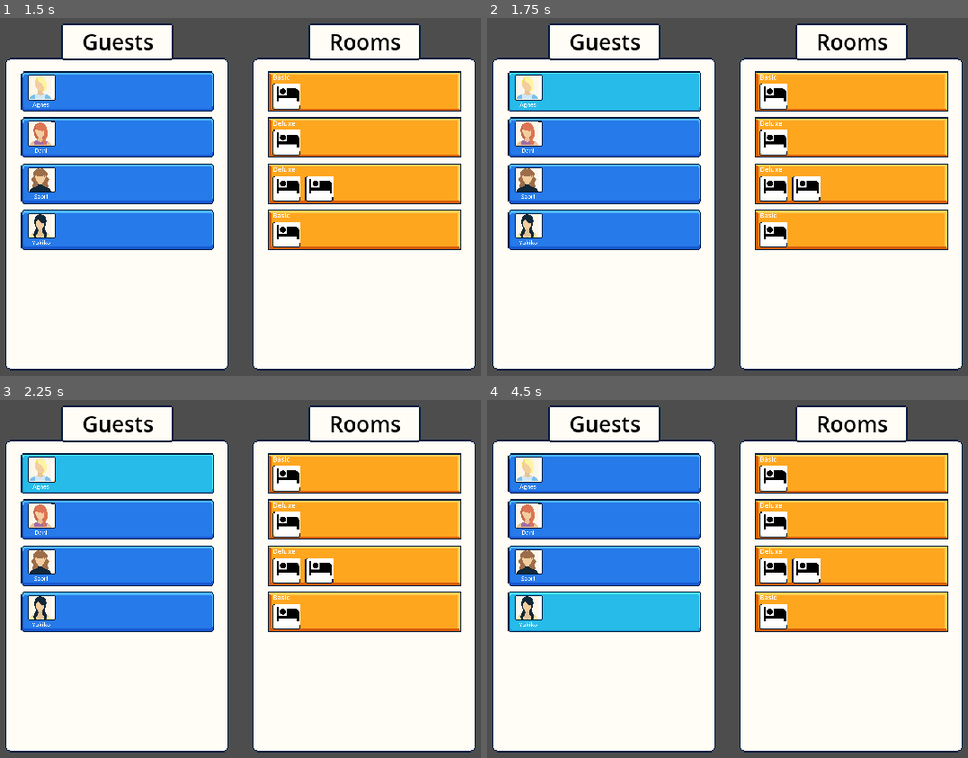
Above: before the commit, frames 1-4 (two rows, left to right).
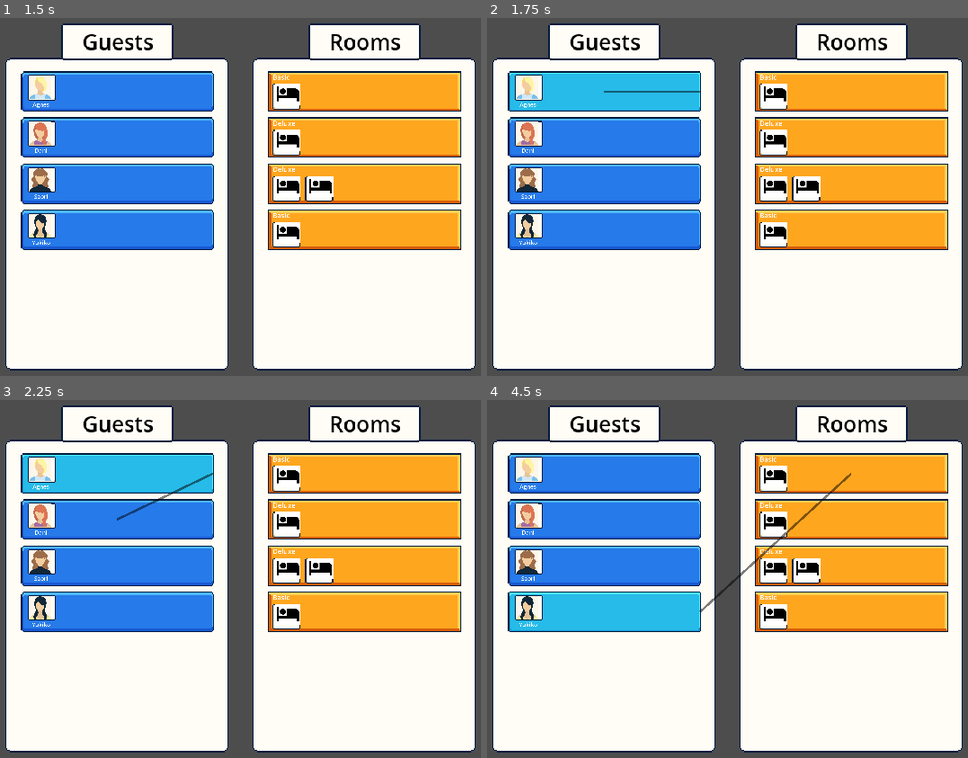
Above: after the commit, the same moments.

Repository: cmclaudet/Hot-Spring-Game
Game: Godot game, scene res://Scenes/main.tscn
Same seed, same stepped clock (60 frames per second), same inputs: the game is played once before the commit and once after it.
Inputs (mouse positions are in pixels of both pictures, inside the frame that each line leads up to):
- Up to frame 1 (1.5 s): click (240, 214) at 0.5 s; tap Enter at 1.25 s; move the mouse to (115, 93) at 1.27 s; click (115, 93) at 1.42 s
- Up to frame 2 (1.75 s): no input
- Up to frame 3 (2.25 s): tap Space at 2 s; move the mouse to (115, 518) at 2.02 s; click (115, 518) at 2.17 s
- Up to frame 4 (4.5 s): tap Enter at 2.75, 4.25 s; move the mouse to (602, 564) at 2.77 s; click (602, 564) at 2.92 s; tap Space at 3.5 s; move the mouse to (602, 611) at 3.52 s; click (602, 611) at 3.67 s; move the mouse to (852, 475) at 4.27 s; click (852, 475) at 4.42 s

Frame 1 is identical in both runs. In frame 2, 0.1% of the frame differs, in the area x 24-45%, y 20-21%; in frame 3, 0.1%; in frame 4, 0.3%, in the area x 44-76%, y 20-60%.

Commit message:
Add lines to show which panels are matching

Diff:
--- a/Scenes/Matching/book_panel.tscn
+++ b/Scenes/Matching/book_panel.tscn
@@ -1,18 +1,26 @@
-[gd_scene load_steps=2 format=3 uid="uid://wmnc0t03vevb"]
+[gd_scene load_steps=3 format=3 uid="uid://wmnc0t03vevb"]
 
 [ext_resource type="Texture2D" uid="uid://cmt2raf1ockmm" path="res://Art/Complete_GUI_Essential_Pack_Free_Version/01_Basic_Collection/01_Flat_Theme/Sprites/UI_Flat_Frame_01_Lite.png" id="2_ej0p7"]
+[ext_resource type="Script" path="res://Scripts/Components/nine_patch_rect_button.gd" id="2_wmrys"]
 
-[node name="BookPanel" type="NinePatchRect"]
+[node name="BookPanel" type="VBoxContainer"]
 custom_minimum_size = Vector2(2.08165e-12, 36)
 offset_right = 100.0
-offset_bottom = 42.0
+offset_bottom = 36.0
+size_flags_horizontal = 3
+mouse_filter = 2
+
+[node name="NinePatchRectButton" type="NinePatchRect" parent="."]
+custom_minimum_size = Vector2(2.08165e-12, 36)
+layout_mode = 2
 mouse_filter = 0
 texture = ExtResource("2_ej0p7")
 patch_margin_left = 5
 patch_margin_top = 5
 patch_margin_right = 5
 patch_margin_bottom = 5
+script = ExtResource("2_wmrys")
 
-[connection signal="gui_input" from="." to="." method="_on_gui_input"]
-[connection signal="mouse_entered" from="." to="." method="_on_mouse_entered"]
-[connection signal="mouse_exited" from="." to="." method="_on_mouse_exited"]
+[connection signal="gui_input" from="NinePatchRectButton" to="NinePatchRectButton" method="_on_gui_input"]
+[connection signal="mouse_entered" from="NinePatchRectButton" to="NinePatchRectButton" method="_on_mouse_entered"]
+[connection signal="mouse_exited" from="NinePatchRectButton" to="NinePatchRectButton" method="_on_mouse_exited"]
--- a/Scenes/Matching/guest_panel.tscn
+++ b/Scenes/Matching/guest_panel.tscn
@@ -1,33 +1,27 @@
-[gd_scene load_steps=8 format=3 uid="uid://c4u16q6lawnfp"]
+[gd_scene load_steps=8 format=3 uid="uid://dfg01kfodccbt"]
 
-[ext_resource type="Texture2D" uid="uid://cmt2raf1ockmm" path="res://Art/Complete_GUI_Essential_Pack_Free_Version/01_Basic_Collection/01_Flat_Theme/Sprites/UI_Flat_Frame_01_Lite.png" id="2_gp77v"]
+[ext_resource type="PackedScene" uid="uid://wmnc0t03vevb" path="res://Scenes/Matching/book_panel.tscn" id="1_q5oes"]
 [ext_resource type="Script" path="res://Scripts/Matching/guest_panel.gd" id="3_y3mo0"]
 [ext_resource type="Texture2D" uid="uid://dnnuciht64tvb" path="res://Art/Complete_GUI_Essential_Pack_Free_Version/01_Basic_Collection/01_Flat_Theme/Sprites/UI_Flat_Frame_01_Hover.png" id="4_cxuc3"]
 [ext_resource type="Texture2D" uid="uid://bs8mbvbbaak33" path="res://Art/Complete_GUI_Essential_Pack_Free_Version/01_Basic_Collection/01_Flat_Theme/Sprites/UI_Flat_Frame_01_Standard.png" id="5_g6bba"]
 [ext_resource type="Texture2D" uid="uid://d1u2vyyewpjh7" path="res://Art/Complete_GUI_Essential_Pack_Free_Version/01_Basic_Collection/01_Flat_Theme/Sprites/UI_Flat_Slot_01_Selected.png" id="6_pymbn"]
 [ext_resource type="Texture2D" uid="uid://dpa13byucx5x1" path="res://Art/Complete_GUI_Essential_Pack_Free_Version/01_Basic_Collection/01_Flat_Theme/Sprites/UI_Flat_Button_Small_Lock_01a3.png" id="7_75dmr"]
 
-[sub_resource type="Theme" id="Theme_2nl1j"]
+[sub_resource type="Theme" id="Theme_nahn8"]
 default_font_size = 20
 
-[node name="GuestPanel" type="NinePatchRect" node_paths=PackedStringArray("guest_name", "picture")]
-custom_minimum_size = Vector2(2.08165e-12, 36)
-offset_right = 100.0
-offset_bottom = 36.0
-mouse_filter = 0
-texture = ExtResource("2_gp77v")
-patch_margin_left = 5
-patch_margin_top = 5
-patch_margin_right = 5
-patch_margin_bottom = 5
+[node name="GuestPanel" node_paths=PackedStringArray("guest_name", "picture", "button") instance=ExtResource("1_q5oes")]
 script = ExtResource("3_y3mo0")
-guest_name = NodePath("ProfilePic/RichTextLabel")
-picture = NodePath("ProfilePic/Pic")
+guest_name = NodePath("NinePatchRectButton/ProfilePic/RichTextLabel")
+picture = NodePath("NinePatchRectButton/ProfilePic/Pic")
+button = NodePath("NinePatchRectButton")
+
+[node name="NinePatchRectButton" parent="." index="0"]
 onHoverTex = ExtResource("4_cxuc3")
 onPressedTex = ExtResource("5_g6bba")
 onSelectedTex = ExtResource("6_pymbn")
 
-[node name="ProfilePic" type="NinePatchRect" parent="."]
+[node name="ProfilePic" type="NinePatchRect" parent="NinePatchRectButton" index="0"]
 layout_mode = 1
 anchors_preset = 4
 anchor_top = 0.5
@@ -44,7 +38,7 @@
 patch_margin_right = 4
 patch_margin_bottom = 4
 
-[node name="Pic" type="TextureRect" parent="ProfilePic"]
+[node name="Pic" type="TextureRect" parent="NinePatchRectButton/ProfilePic" index="0"]
 layout_mode = 1
 anchors_preset = 7
 anchor_left = 0.5
@@ -60,7 +54,7 @@
 expand_mode = 2
 stretch_mode = 4
 
-[node name="RichTextLabel" type="RichTextLabel" parent="ProfilePic"]
+[node name="RichTextLabel" type="RichTextLabel" parent="NinePatchRectButton/ProfilePic" index="1"]
 layout_mode = 1
 anchors_preset = 7
 anchor_left = 0.5
@@ -73,10 +67,6 @@
 grow_horizontal = 2
 grow_vertical = 0
 scale = Vector2(0.25, 0.25)
-theme = SubResource("Theme_2nl1j")
+theme = SubResource("Theme_nahn8")
 bbcode_enabled = true
 text = "[center]Name"
-
-[connection signal="gui_input" from="." to="." method="_on_gui_input"]
-[connection signal="mouse_entered" from="." to="." method="_on_mouse_entered"]
-[connection signal="mouse_exited" from="." to="." method="_on_mouse_exited"]
--- a/Scenes/Matching/room_panel.tscn
+++ b/Scenes/Matching/room_panel.tscn
@@ -11,16 +11,19 @@
 [sub_resource type="Theme" id="Theme_qhsa0"]
 default_font_size = 20
 
-[node name="RoomPanel" node_paths=PackedStringArray("room_name", "bed_container") instance=ExtResource("1_qmgfb")]
+[node name="RoomPanel" node_paths=PackedStringArray("room_name", "bed_container", "button") instance=ExtResource("1_qmgfb")]
+script = ExtResource("3_64kxa")
+room_name = NodePath("NinePatchRectButton/RichTextLabel")
+bed_container = NodePath("NinePatchRectButton/ScrollContainer/HBoxContainer")
+button = NodePath("NinePatchRectButton")
+
+[node name="NinePatchRectButton" parent="." index="0"]
 texture = ExtResource("2_hs61h")
-script = ExtResource("3_64kxa")
-room_name = NodePath("RichTextLabel")
-bed_container = NodePath("ScrollContainer/HBoxContainer")
 onHoverTex = ExtResource("4_p15qi")
 onPressedTex = ExtResource("5_hykwi")
 onSelectedTex = ExtResource("6_3gs11")
 
-[node name="RichTextLabel" type="RichTextLabel" parent="." index="0"]
+[node name="RichTextLabel" type="RichTextLabel" parent="NinePatchRectButton" index="0"]
 layout_mode = 1
 anchors_preset = 4
 anchor_top = 0.5
@@ -35,7 +38,7 @@
 bbcode_enabled = true
 text = "Name | Type"
 
-[node name="ScrollContainer" type="ScrollContainer" parent="." index="1"]
+[node name="ScrollContainer" type="ScrollContainer" parent="NinePatchRectButton" index="1"]
 layout_mode = 1
 anchors_preset = 4
 anchor_top = 0.5
@@ -46,8 +49,8 @@
 offset_bottom = 17.0
 grow_vertical = 2
 
-[node name="HBoxContainer" type="HBoxContainer" parent="ScrollContainer" index="0"]
+[node name="HBoxContainer" type="HBoxContainer" parent="NinePatchRectButton/ScrollContainer" index="0"]
 layout_mode = 2
 
-[node name="Bed" parent="ScrollContainer/HBoxContainer" index="0" instance=ExtResource("7_3wwyg")]
+[node name="Bed" parent="NinePatchRectButton/ScrollContainer/HBoxContainer" index="0" instance=ExtResource("7_3wwyg")]
 layout_mode = 2
--- a/Scripts/Matching/guest_panel.gd
+++ b/Scripts/Matching/guest_panel.gd
@@ -1,16 +1,11 @@
-class_name GuestPanel extends NinePatchRectButton
+class_name GuestPanel extends MatchingPanel
 
 @export var guest_name : RichTextLabel
 @export var picture : TextureRect
 
 func init(guest : Guest):
-	# print_debug("GuestPanel init" + guest.name)
 	guest_name.text = "[center]" + guest.name
 	picture.texture = guest.profile_pic
 
-func set_matched():
-	texture = onHoverTex
-
-func set_unmatched():
-	isSelected = false
-	texture = defaultTex
+func _get_line_offset():
+	return Vector2(size.x, size.y / 2)
--- a/Scripts/Matching/matching.gd
+++ b/Scripts/Matching/matching.gd
@@ -10,62 +10,83 @@
 
 var matched_panels : Dictionary
 
-var selected_guest : GuestPanel
-var selected_room : RoomPanel
+var selected_panel : MatchingPanel
 
-# Called when the node enters the scene tree for the first time.
 func _ready():
 	for guest in guests:
 		var guest_panel = guest_panel_scene.instantiate()
 		guest_panel.init(guest)
-		guest_panel.button_selected.connect(on_guest_selected.bind(guest_panel))
-		guest_panel.button_deselected.connect(on_guest_deselected.bind(guest_panel))
+		guest_panel.button.button_selected.connect(on_guest_selected.bind(guest_panel))
+		guest_panel.button.button_deselected.connect(on_guest_deselected.bind(guest_panel))
 		guest_container.add_child(guest_panel)
 
 	for room in rooms:
 		var room_panel = room_panel_scene.instantiate()
 		room_panel.init(room)
-		room_panel.button_selected.connect(on_room_selected.bind(room_panel))
-		room_panel.button_deselected.connect(on_room_deselected.bind(room_panel))
+		room_panel.button.button_selected.connect(on_room_selected.bind(room_panel))
+		room_panel.button.button_deselected.connect(on_room_deselected.bind(room_panel))
 		room_container.add_child(room_panel)
 
+func _process(delta):
+	if selected_panel != null:
+		var mouse_pos = get_global_mouse_position()
+		selected_panel.attached_line.set_point_position(1, mouse_pos)
+
 func on_guest_selected(guest_panel : GuestPanel):
+	var selected_room = selected_panel as RoomPanel
+	var selected_guest = selected_panel as GuestPanel
+
 	if selected_room != null:
 		matched_panels[guest_panel] = selected_room
 		selected_room.set_matched()
 		guest_panel.set_matched()
-		selected_room = null
+		guest_panel.attach_line(selected_room.attached_line)
+		selected_panel = null
 	else:
 		if selected_guest != null:
-			selected_guest._deselect()
-		selected_guest = guest_panel
+			selected_guest.button._deselect()
+		guest_panel.create_line()
+		selected_panel = guest_panel
 
 func on_room_selected(room_panel : RoomPanel):
+	var selected_room = selected_panel as RoomPanel
+	var selected_guest = selected_panel as GuestPanel
+
 	if selected_guest != null:
 		matched_panels[selected_guest] = room_panel
 		selected_guest.set_matched()
 		room_panel.set_matched()
-		selected_guest = null
+		room_panel.attach_line(selected_guest.attached_line)
+		selected_panel = null
 	else:
 		if selected_room != null:
-			selected_room._deselect()
-		selected_room = room_panel
+			selected_room.button._deselect()
+		room_panel.create_line()
+		selected_panel = room_panel
 
 func on_guest_deselected(guest_panel : GuestPanel):
+	var selected_room = selected_panel as RoomPanel
+	var selected_guest = selected_panel as GuestPanel
+
 	if matched_panels.has(guest_panel):
 		unmatch(guest_panel, matched_panels[guest_panel])
 		if selected_room != null:
-			guest_panel._select()
+			guest_panel.button._select()
 	elif selected_guest == guest_panel:
-		selected_guest = null
+		selected_guest.delete_line()
+		selected_panel = null
 
 func on_room_deselected(room_panel : RoomPanel):
+	var selected_room = selected_panel as RoomPanel
+	var selected_guest = selected_panel as GuestPanel
+
 	if matched_panels.values().has(room_panel):
 		unmatch(matched_panels.find_key(room_panel), room_panel)
 		if selected_guest != null:
-			room_panel._select()
+			room_panel.button._select()
 	elif selected_room == room_panel:
-		selected_room = null
+		selected_room.delete_line()
+		selected_panel = null
 
 func unmatch(guest_panel : GuestPanel, room_panel : RoomPanel):
 	guest_panel.set_unmatched()
--- /dev/null
+++ b/Scripts/Matching/matching_panel.gd
@@ -0,0 +1,36 @@
+class_name MatchingPanel extends Control
+
+@export var button : NinePatchRectButton
+var attached_line : Line2D
+
+func set_matched():
+	button.texture = button.onHoverTex
+
+func set_unmatched():
+	button.isSelected = false
+	button.texture = button.defaultTex
+	if attached_line != null:
+		attached_line.queue_free()
+	attached_line = null
+
+func attach_line(line : Line2D):
+	attached_line = line
+	line.set_point_position(1, get_global_position() + _get_line_offset())
+
+func create_line():
+	var line = Line2D.new()
+	line.default_color = Color(0, 0, 0, 0.5)
+	line.width = 2
+	var global_pos = get_global_position() + _get_line_offset()
+	line.add_point(global_pos)
+	line.add_point(get_global_mouse_position())
+	attached_line = line
+	get_tree().get_root().add_child(line)
+
+func delete_line():
+	if attached_line != null:
+		attached_line.queue_free()
+	attached_line = null
+
+func _get_line_offset():
+	return Vector2(0, 0)
--- a/Scripts/Matching/room_panel.gd
+++ b/Scripts/Matching/room_panel.gd
@@ -1,4 +1,4 @@
-class_name RoomPanel extends NinePatchRectButton
+class_name RoomPanel extends MatchingPanel
 
 @export var room_name : RichTextLabel
 @export var bed_container : HBoxContainer
@@ -15,9 +15,5 @@
 		bed_container.add_child(bed_instance)
 		bed_instance.init(bed)
 
-func set_matched():
-	texture = onHoverTex
-
-func set_unmatched():
-	isSelected = false
-	texture = defaultTex
+func _get_line_offset():
+	return Vector2(0, size.y / 2)
